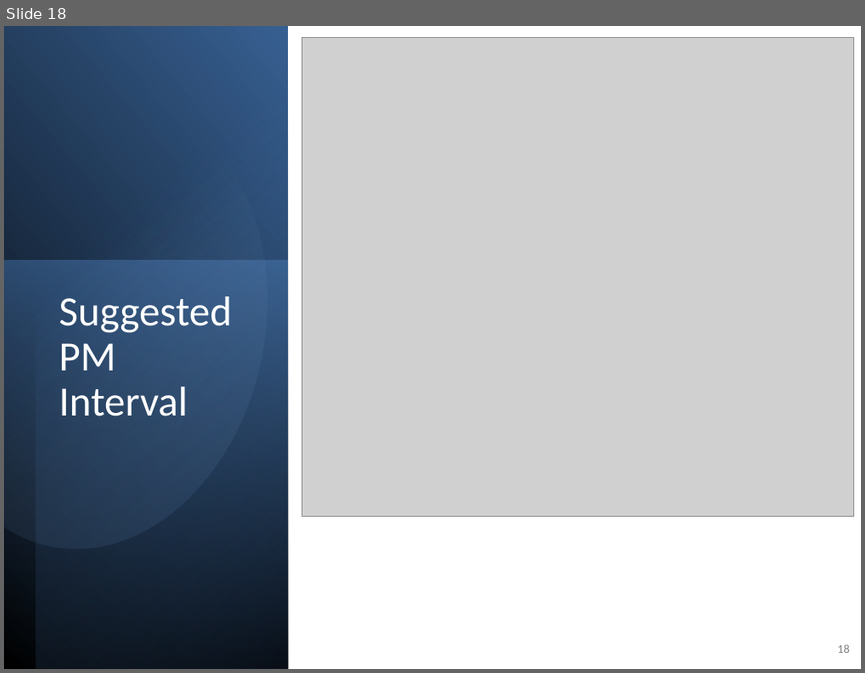
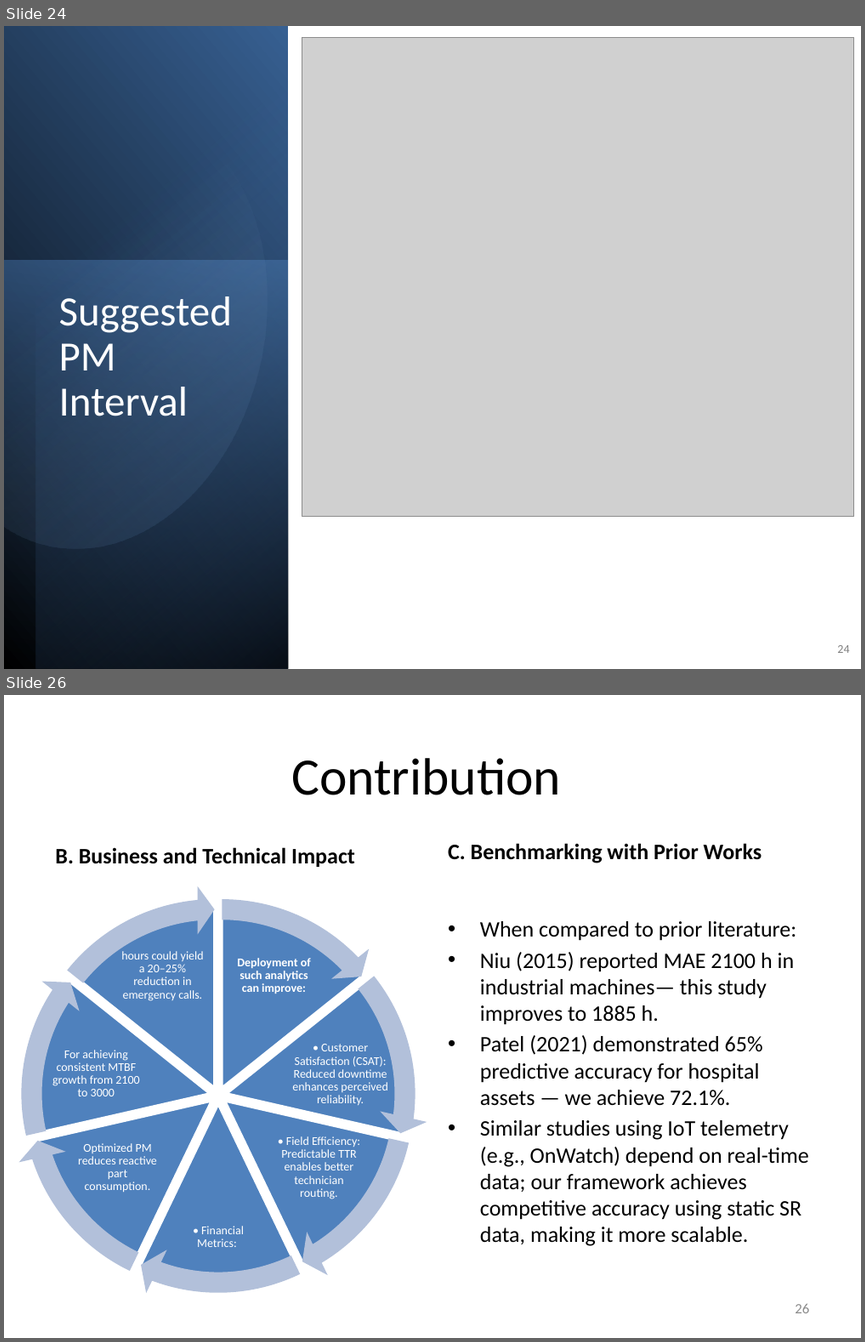
Before and after one commit to shohaghcsesust/BigData-MSProject, a slide deck: BigData_Project_Pro Serv 360.pptx. Shown one above the other, each under a label of ours: slide 18 before the commit, slides 24 and 26 after it; the slides between them are not shown. The pictures are 865x673 and 865x1342 pixels, drawn with LibreOffice and Linux fonts; fonts in the diff are those of the drawing; grey boxes stand for pictures. Boxes give left, top, right and bottom in pixels: in the first picture for what was removed or moved away, otherwise in the second. Text is boxed around its words. In the diff, an @@ line names an element or a change of style, - is before the commit and + after.

```diff
--- a/BigData_Project_Pro Serv 360.pptx
+++ b/BigData_Project_Pro Serv 360.pptx
@@ slide 26 added at box(4, 695, 861, 1338), background #FFFFFF @@
@@ title added at box(291, 758, 561, 795), 44 pt, text #000000 @@
+Contribution
@@ text added at box(55, 847, 355, 867), 18.6 pt, text #000000, bold @@
+B. Business and Technical Impact
@@ text added at box(448, 843, 761, 863), 18.6 pt, text #000000, bold @@
+C. Benchmarking with Prior Works
@@ group added at box(7, 885, 429, 1306): 7 pie slice (boxed as its full ellipse)s, 7 texts, 7 circular arrows @@
+Deployment of such analytics can improve:
+• Customer Satisfaction (CSAT): Reduced downtime enhances perceived reliability.
+• Field Efficiency: Predictable TTR enables better technician routing.
+• Financial Metrics:
+Optimized PM reduces reactive part consumption.
+For achieving consistent MTBF growth from 2100 to 3000
+hours could yield a 20–25% reduction in emergency calls.
@@ text added at box(480, 921, 809, 1246), 18.6 pt, text #000000 @@
+• When compared to prior literature:
+• Niu (2015) reported MAE 2100 h in industrial machines— this study improves to 1885 h.
+• Patel (2021) demonstrated 65% predictive accuracy for hospital assets — we achieve 72.1%.
+• Similar studies using IoT telemetry (e.g., OnWatch) depend on real-time data; our framework achieves competitive accuracy using static SR data, making it more scalable.
@@ page number added at box(794, 1304, 809, 1313), 12 pt, text #8C8C8C @@
+26
@@ what was slide 18 is now slide 24 @@
@@ page number at box(837, 645, 849, 652): text changed @@
-18
+24
```
Also in this commit, not shown: 9 slides changed, 9 other slides added, 1 slide removed, 2 other files.
